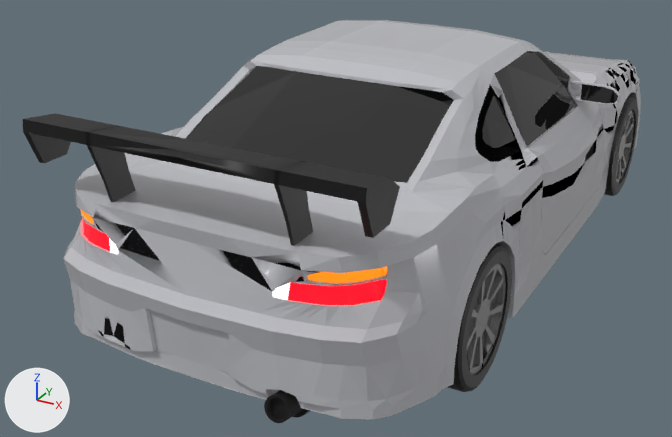
Two versions of the OBJ model Resources/demo_car/car.obj, one commit apart.
Camera for both pictures: a 50 mm camera at (1.99, -4.65, 2.22) aimed at (-0.35, -0.38, 0.09). Lighting does not change. The marker at lower left points along +X, +Y and +Z. Where no turn or scale is listed for an object, it has been applied to the vertices.

Names of what the first picture shows: 's15-body', 's15-wheel.Bk.R', 's15-wheel.Ft.R'.
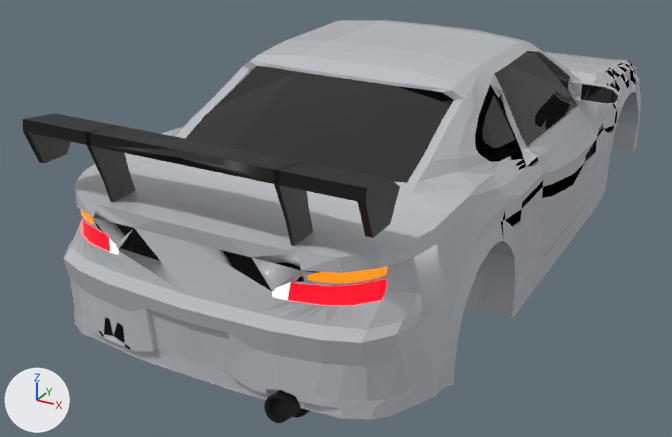
The newer file is also turned or shifted as a whole; pictures and numbers use the older file's frame.

Boxes [x1, y1, x2, y2] around the edits, measured in the pictures (672 x 437 px):
's15-wheel.Bk.R', deleted: before [448, 243, 512, 392]
    faces in mat_ban (black #000000): [448, 243, 512, 392]
    faces in mat_velg (grey #a3a3a3): [467, 264, 506, 374]
's15-wheel.Ft.R', deleted: before [604, 96, 638, 196]
    faces in mat_ban (black #000000): [604, 96, 638, 196]
    faces in mat_velg (grey #a3a3a3): [616, 110, 634, 184]

Diff of the bpy script that builds the scene:
```diff
--- a/Resources/demo_car/car.obj.py
+++ b/Resources/demo_car/car.obj.py
@@ ob_s15_wheel_bk_r @@
-ob_s15_wheel_bk_r = bpy.data.objects.new('s15-wheel.Bk.R', me_s15_wheel_bk_r)
-ob_s15_wheel_bk_r.location = (0.0, 0.0, 0.0)
@@ ob_s15_wheel_ft_r @@
-ob_s15_wheel_ft_r = bpy.data.objects.new('s15-wheel.Ft.R', me_s15_wheel_ft_r)
-ob_s15_wheel_ft_r.location = (0.0, 0.0, 0.0)
```
